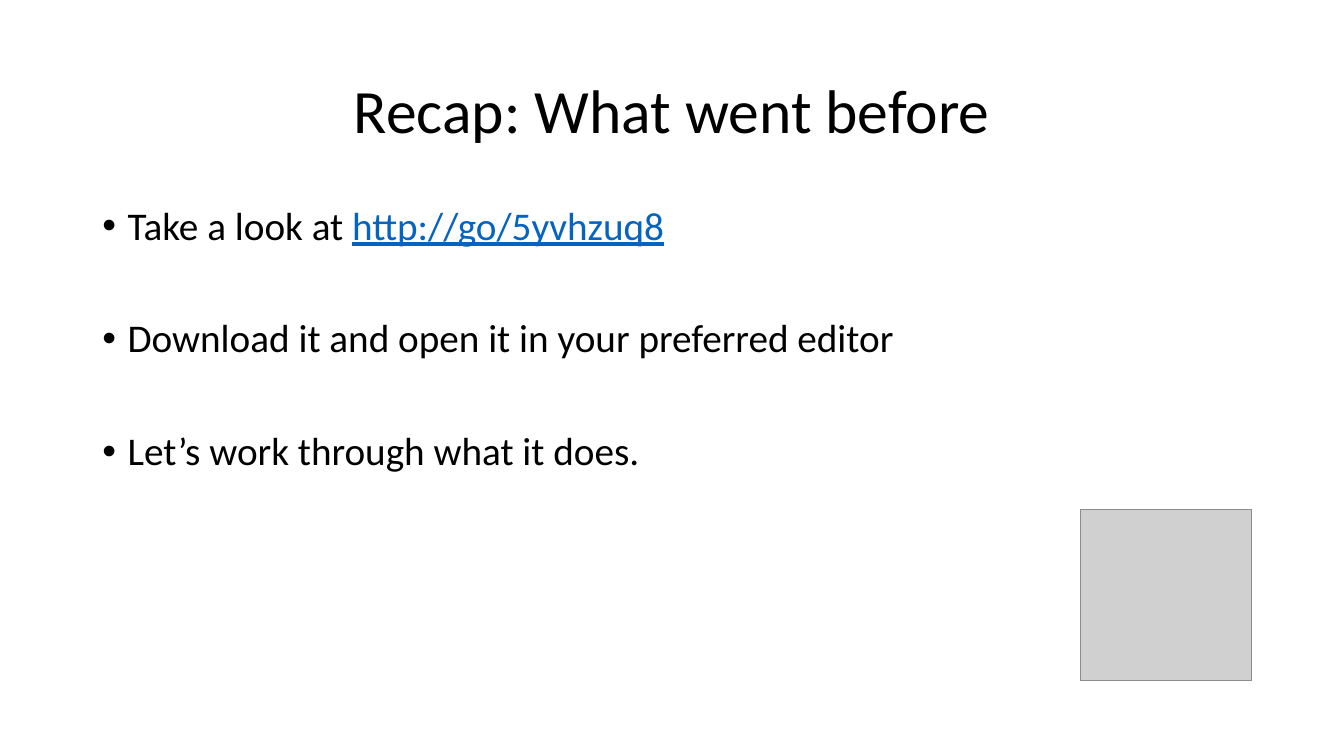
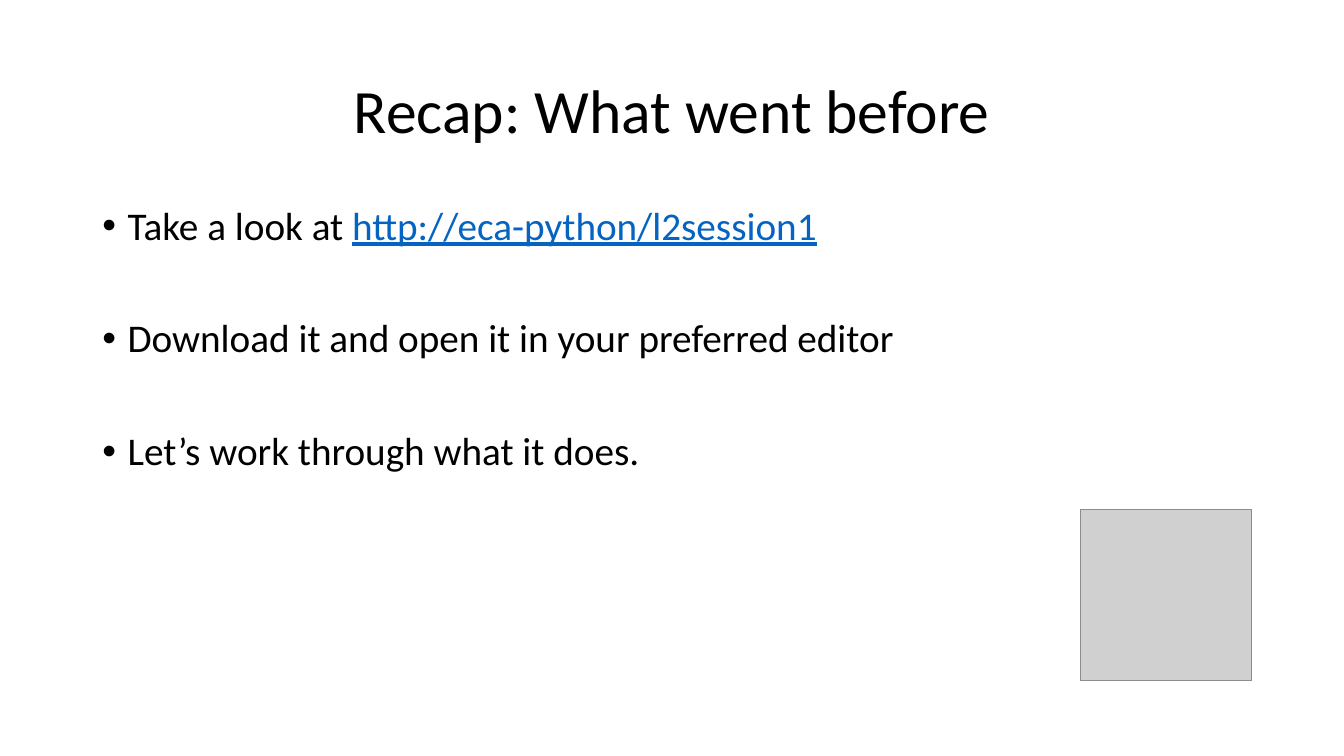
Before and after one commit to wilkotom/python_examples, a slide deck: slide 5 of Python Level 2/Lesson 1/Session 1.pptx. Drawn at 1344x756 pixels with LibreOffice and Linux fonts; fonts in the diff are those of the drawing; grey boxes stand for pictures. Boxes give left, top, right and bottom in pixels: in the first picture for what was removed or moved away, otherwise in the second. Text is boxed around its words. In the diff, an @@ line names an element or a change of style, - is before the commit and + after.

```diff
--- a/Python Level 2/Lesson 1/Session 1.pptx
+++ b/Python Level 2/Lesson 1/Session 1.pptx
@@ text at [128,212,816,247]: text changed @@
-• Take a look at http://go/5yvhzuq8
+• Take a look at http://eca-python/l2session1
```
Also in this commit, not shown: 1 other slide changed.
